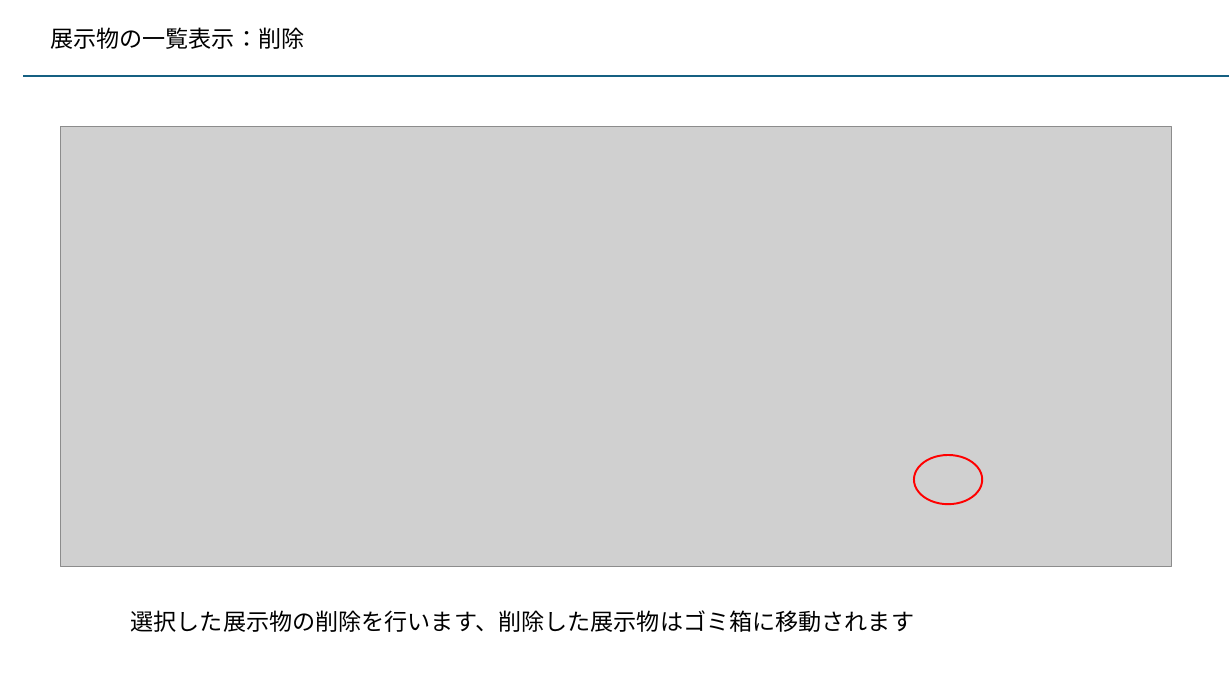
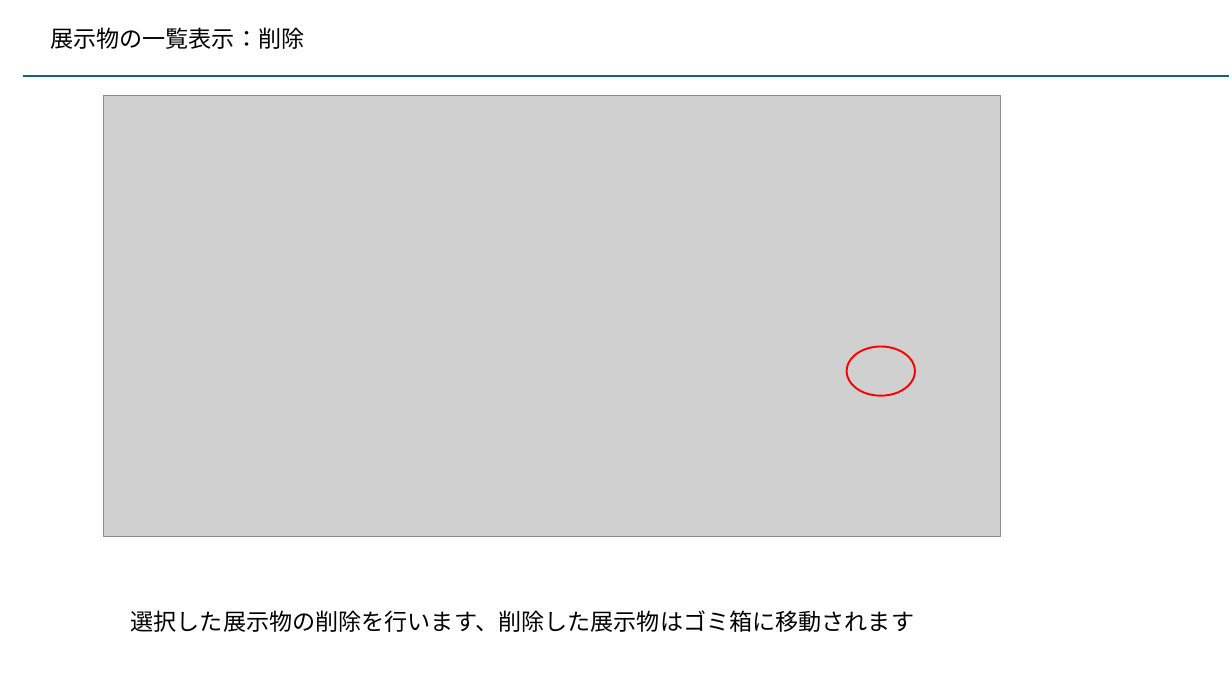
Before and after one commit to kaze-lab/museum_app_proj, a slide deck: slide 42 of 展示物アプリ仕様.pptx (slide 40 before the commit). Drawn at 1232x693 pixels with LibreOffice and Linux fonts; fonts in the diff are those of the drawing; grey boxes stand for pictures. Boxes give left, top, right and bottom in pixels: in the first picture for what was removed or moved away, otherwise in the second. Text is boxed around its words. In the diff, an @@ line names an element or a change of style, - is before the commit and + after.

```diff
--- a/展示物アプリ仕様.pptx
+++ b/展示物アプリ仕様.pptx
@@ picture: place and size @@
-picture at (61, 126, 1172, 567)
+picture at (104, 95, 1001, 536)
@@ ellipse: place and size @@
-ellipse at (914, 455, 982, 504)
+ellipse at (847, 347, 915, 396)
```
Also in this commit, not shown: 5 other slides changed, 2 slides added, 17 other files.
